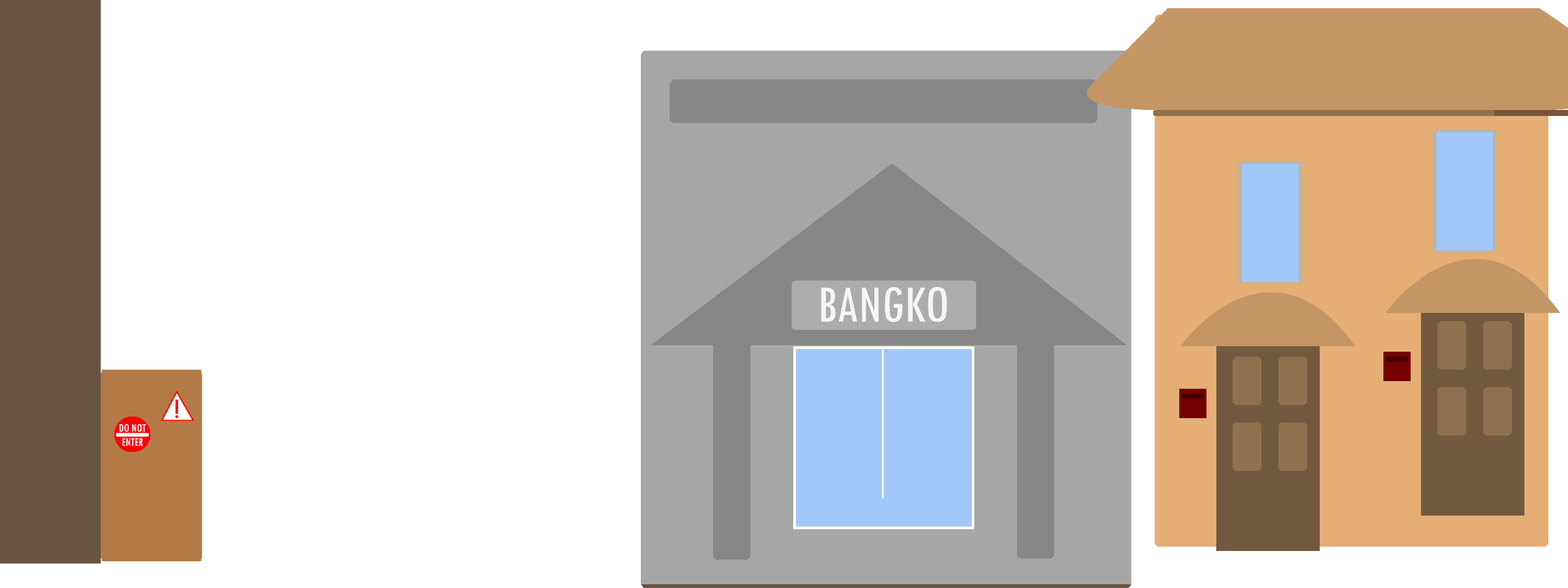
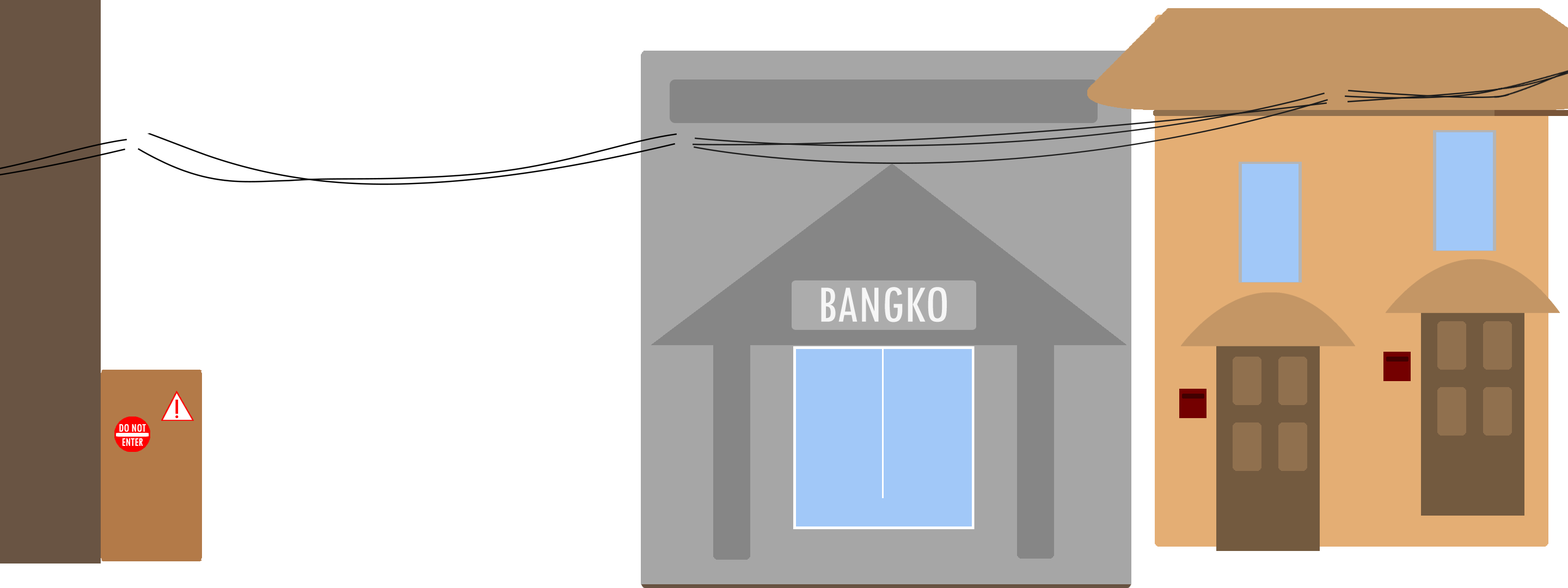
Layers edited between the first and the second 1568×588 image:
showed group "Wire" (1st of 2) (9 layers) over [0,69,1568,186]
painted on "Shape 11" (1st of 3, in "Wire") over [1347,69,1568,103]
renamed "Shape 10" to "Shape 11", painted on it over [1344,87,1510,103]
